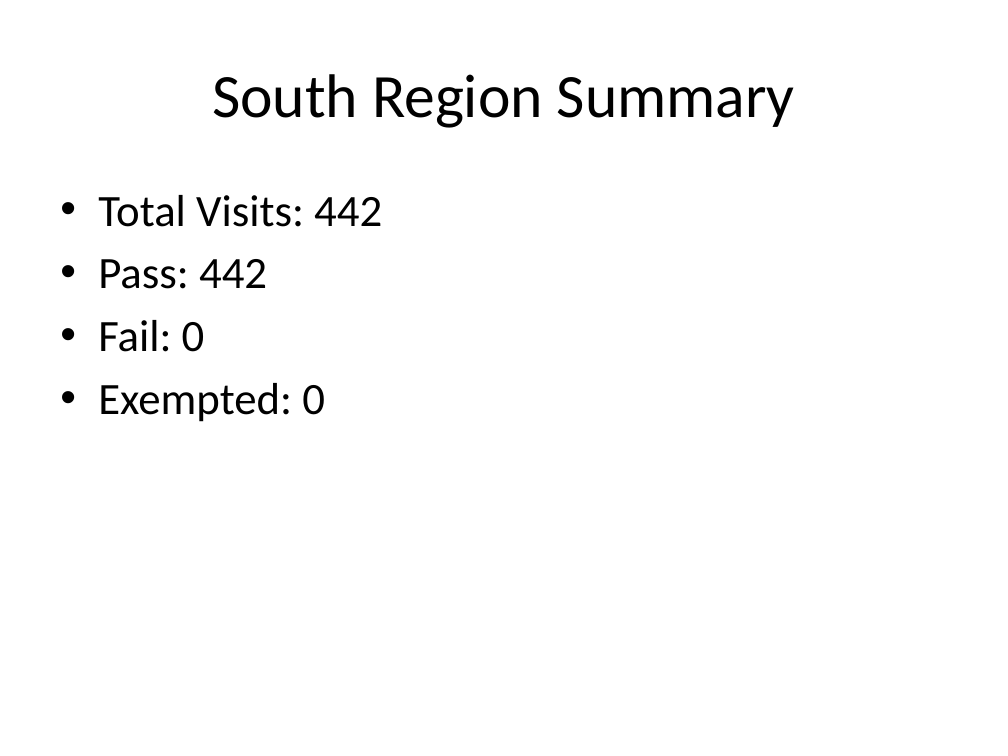
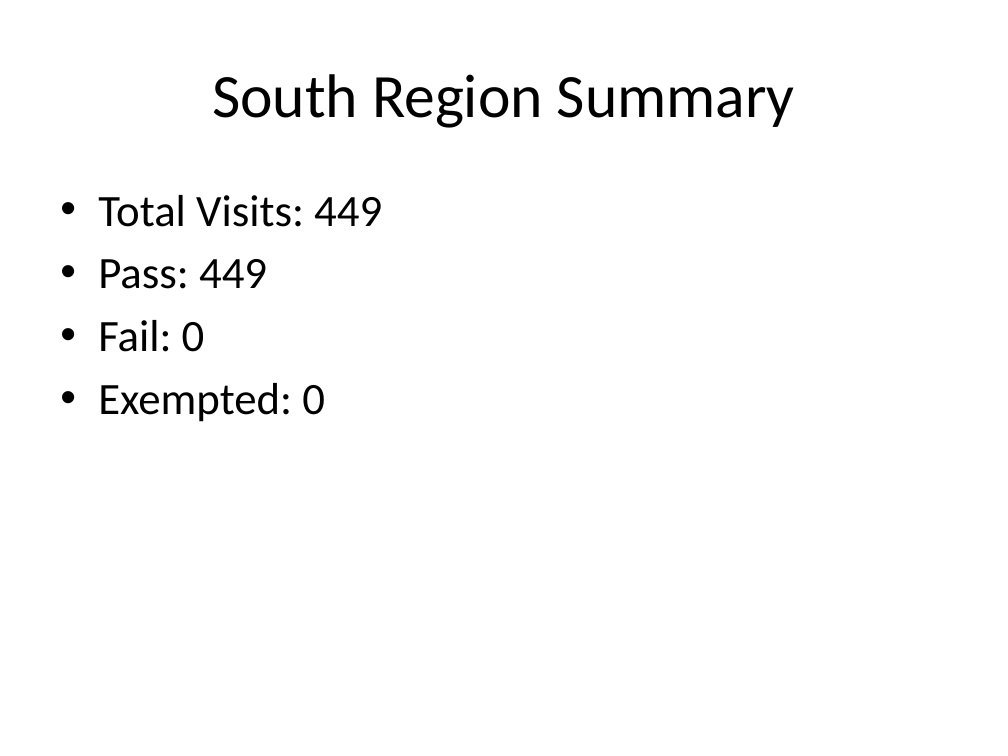
Before and after one commit to masood-bin-arif-nokia/em-audit-dashboard, a slide deck: slide 4 of data/Summary.pptx. Drawn at 1008x756 pixels with LibreOffice and Linux fonts; fonts in the diff are those of the drawing. Boxes give left, top, right and bottom in pixels: in the first picture for what was removed or moved away, otherwise in the second. Text is boxed around its words. In the diff, an @@ line names an element or a change of style, - is before the commit and + after.

```diff
--- a/data/Summary.pptx
+++ b/data/Summary.pptx
@@ text at bbox=[98, 195, 382, 289]: text changed @@
-• Total Visits: 442
-• Pass: 442
+• Total Visits: 449
+• Pass: 449
```
Also in this commit, not shown: 1 other slide changed, 3 other files.
